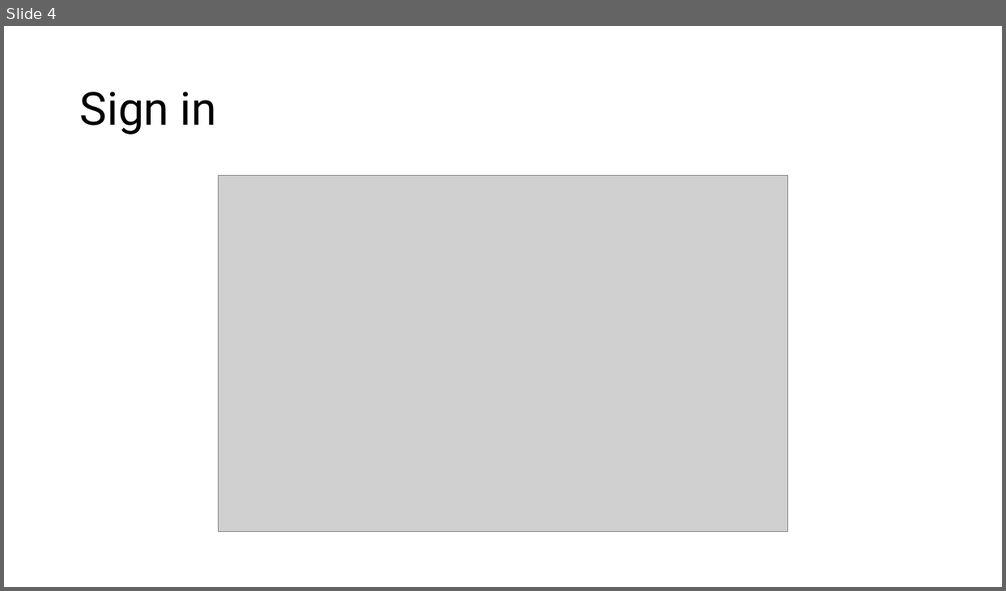
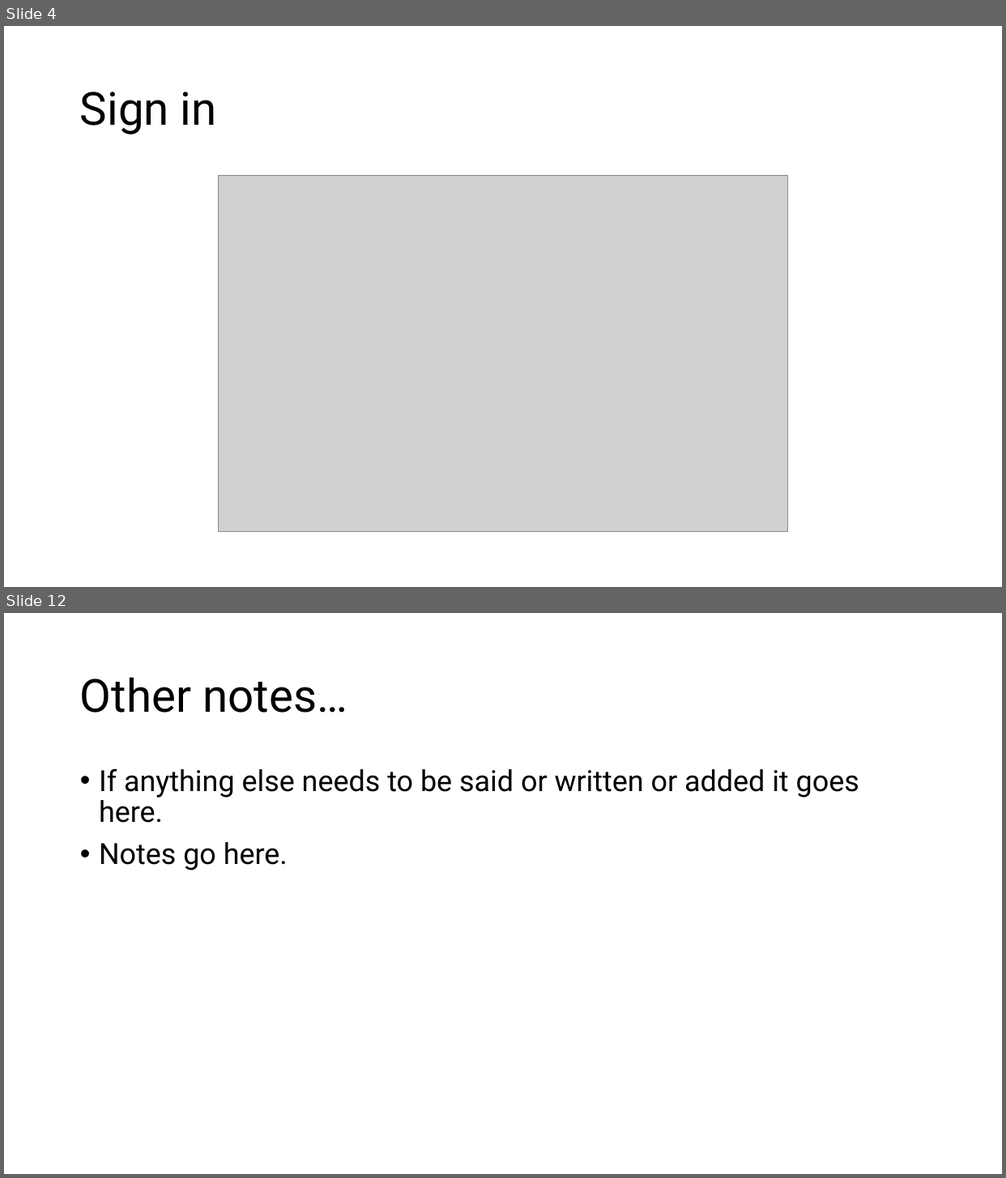
Before and after one commit to PeterCullenBurbery/software-engineering-2, a slide deck: presentation.pptx. Shown one above the other, each under a label of ours: slide 4 before the commit, slides 4 and 12 after it; the slides between them are not shown. The pictures are 1006x591 and 1006x1178 pixels, drawn with LibreOffice and Linux fonts; fonts in the diff are those of the drawing; grey boxes stand for pictures. Boxes give left, top, right and bottom in pixels: in the first picture for what was removed or moved away, otherwise in the second. Text is boxed around its words. In the diff, an @@ line names an element or a change of style, - is before the commit and + after.

```diff
--- a/presentation.pptx
+++ b/presentation.pptx
@@ slide 12 added at bbox=[4, 613, 1002, 1174], background #FFFFFF @@
@@ title added at bbox=[80, 677, 347, 713], 44 pt, text #000000 @@
+Other notes…
@@ text added at bbox=[99, 769, 859, 871], 28 pt, text #000000 @@
+• If anything else needs to be said or written or added it goes here.
+• Notes go here.
```
Also in this commit, not shown: 7 other slides added, 1 slide removed.
